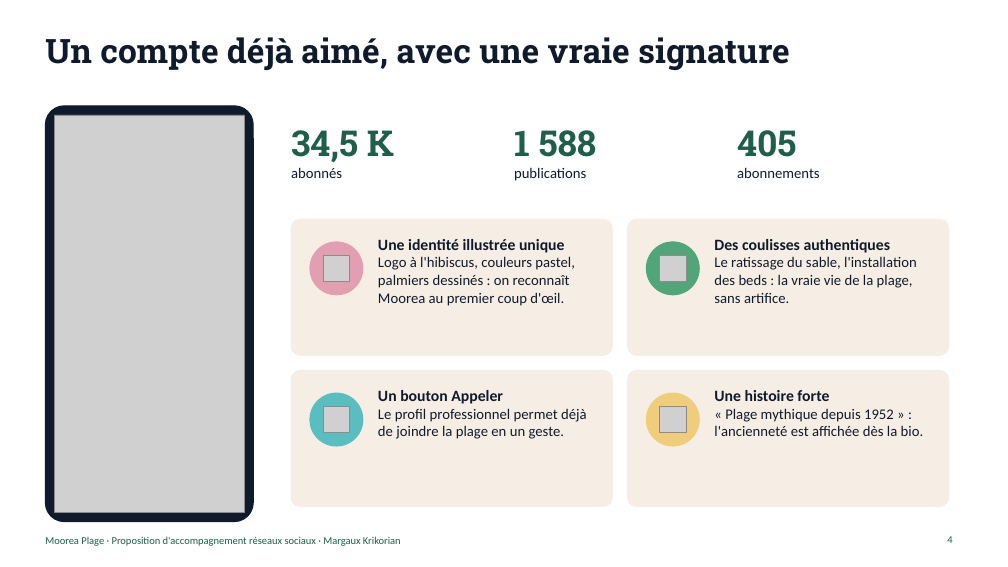
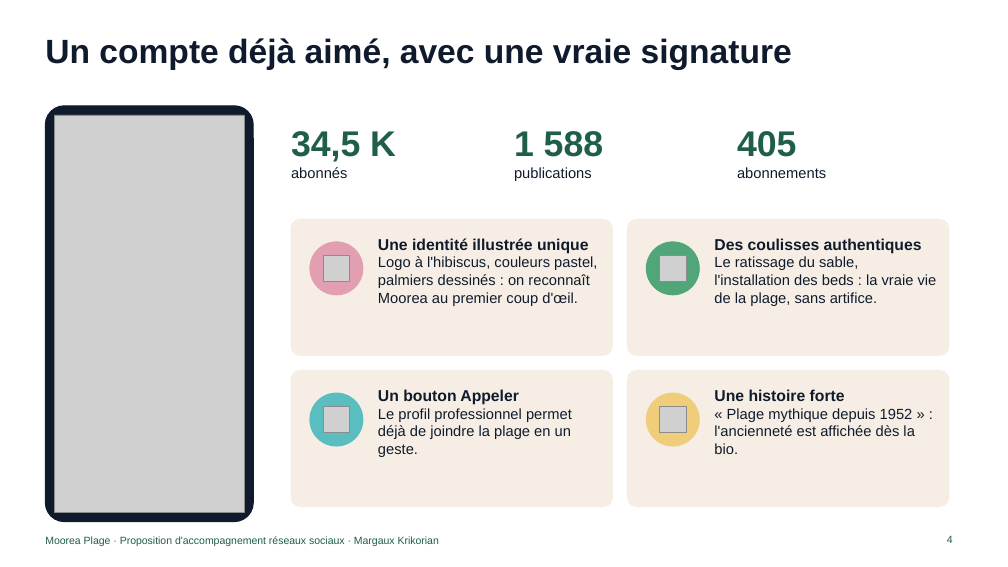
Before and after one commit to margaritakrikorian-ai/Assistant-CM, a slide deck: slide 4 of prospection/moorea-plage/Moorea-Plage-proposition.pptx. Drawn at 1008x567 pixels with LibreOffice and Linux fonts; fonts in the diff are those of the drawing; grey boxes stand for pictures. Boxes give left, top, right and bottom in pixels: in the first picture for what was removed or moved away, otherwise in the second. Text is boxed around its words. In the diff, an @@ line names an element or a change of style, - is before the commit and + after.

```diff
--- a/prospection/moorea-plage/Moorea-Plage-proposition.pptx
+++ b/prospection/moorea-plage/Moorea-Plage-proposition.pptx
@@ title "Un compte déjà aimé, avec ..." at (45, 38, 792, 70): font Roboto Slab to Arial @@
@@ text "34,5 K" at (291, 131, 396, 178): font Roboto Slab to Arial in "34,5 K"; font Calibri to Arial in "abonnés" @@
@@ text "1 588" at (514, 131, 603, 181): font Roboto Slab to Arial in "1 588"; font Calibri to Arial in "publications" @@
@@ text "405" at (737, 131, 826, 178): font Roboto Slab to Arial in "405"; font Calibri to Arial in "abonnements" @@
@@ font Calibri to Arial in 6 elements at (378, 238, 597, 306), (714, 238, 937, 306), (378, 389, 572, 457), (714, 389, 914, 454), (947, 536, 953, 543), (45, 536, 439, 546) @@
```
Also in this commit, not shown: 19 other slides changed, 2 other files.
